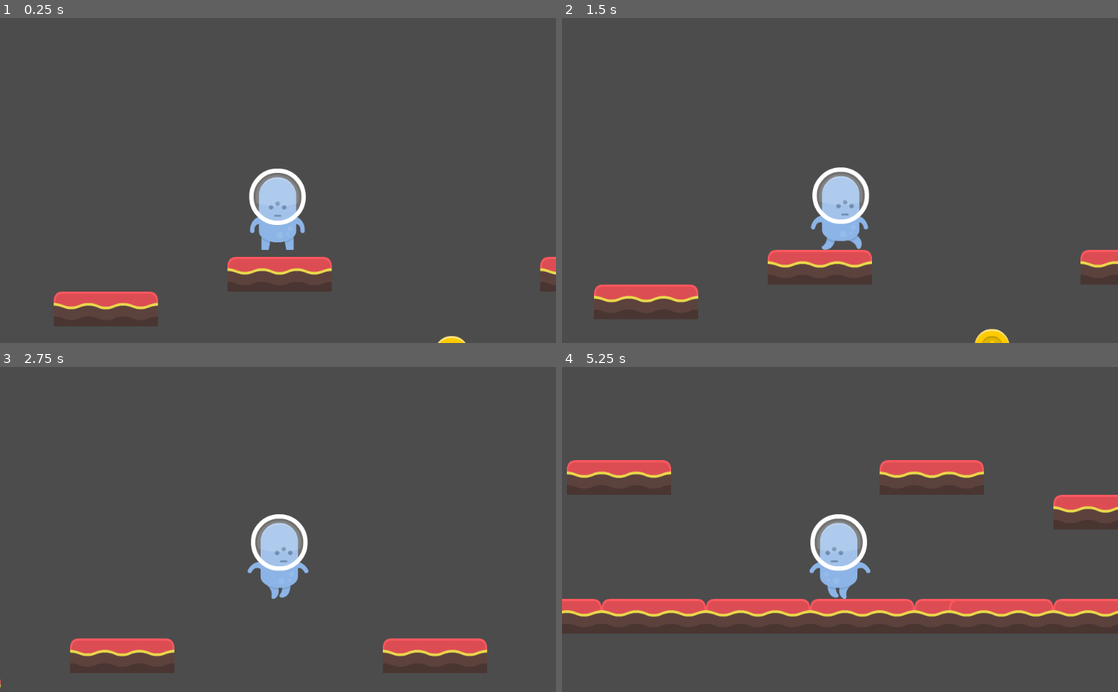
Above: before the commit, frames 1-4 (two rows, left to right).
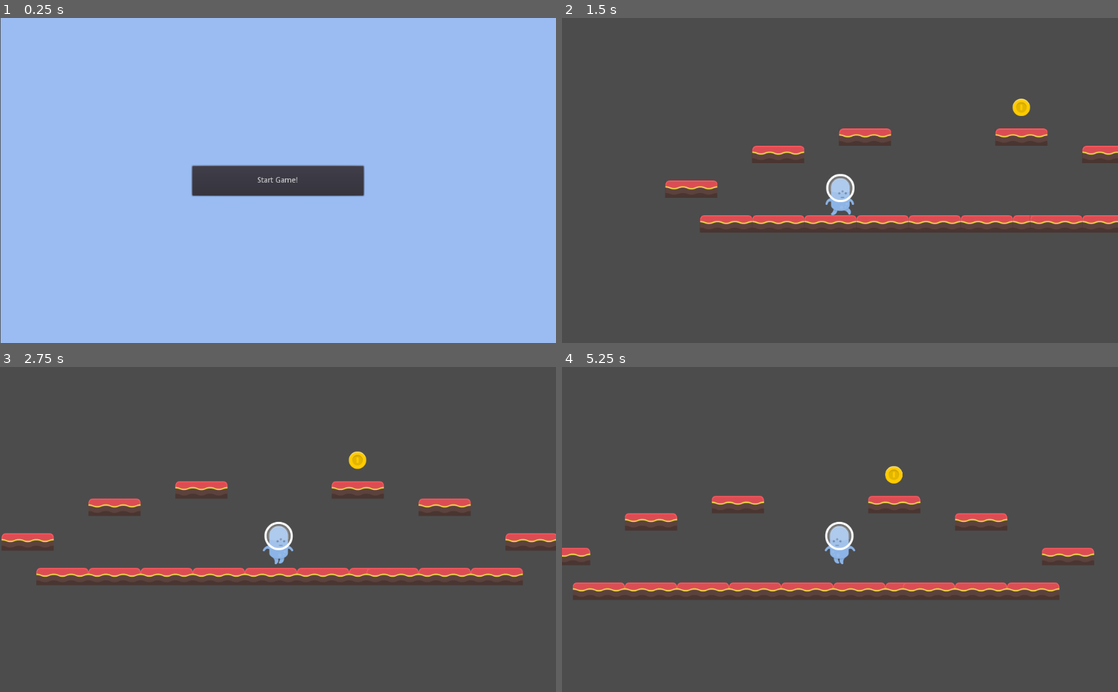
Above: after the commit, the same moments.

Repository: bsu-cs315/P2_kmahfouz
Game: Godot game, scene res://Level/Level.tscn
Same seed, same stepped clock (60 frames per second), same inputs: the game is played once before the commit and once after it.
Inputs (mouse positions are in pixels of both pictures, inside the frame that each line leads up to):
- Up to frame 1 (0.25 s): no input
- Up to frame 2 (1.5 s): click (840, 180) at 0.5 s, where only the run after the commit has a clickable "Start Game!"; tap Enter at 1.25 s; hold Right (Right) from 1.28 s (still down)
- Up to frame 3 (2.75 s): keep holding Right (Right); tap Space (Jump) at 1.52, 2.27 s
- Up to frame 4 (5.25 s): release Right (Right) at 2.78 s; hold Left (Left) 2.78-3.53 s; hold Right (Right) 3.53-5.03 s; tap Space (Jump) at 3.77, 4.52 s; hold Left (Left) from 5.03 s (still down)

The runs differ from the first frame. In frame 1, 97% of the frame differs, in the area x 0-100%, y 0-100%; in frame 2, 9.4%; in frame 3, 9.7%; in frame 4, 17%.

Commit message:
Add StartScreen node

Diff:
--- a/project/Level/Level.tscn
+++ b/project/Level/Level.tscn
@@ -1,8 +1,9 @@
-[gd_scene load_steps=7 format=2]
+[gd_scene load_steps=8 format=2]
 
 [ext_resource path="res://Level/tilesheet_complete.png" type="Texture" id=1]
 [ext_resource path="res://Player/Player.tscn" type="PackedScene" id=2]
 [ext_resource path="res://Coin/Coin.tscn" type="PackedScene" id=3]
+[ext_resource path="res://StartScreen/StartScreen.tscn" type="PackedScene" id=4]
 
 [sub_resource type="ConvexPolygonShape2D" id=3]
 points = PoolVector2Array( 192, 64, 0, 64, 0, 0, 192, 0 )
@@ -59,10 +60,13 @@
 [node name="TileMap" type="TileMap" parent="."]
 tile_set = SubResource( 1 )
 format = 1
-tile_data = PoolIntArray( 131074, 0, 0, 131083, 0, 0, 262141, 0, 0, 196624, 0, 0, 458746, 0, 0, 458749, 0, 0, 393216, 0, 0, 393219, 0, 0, 393222, 0, 0, 393225, 0, 0, 393228, 0, 0, 393229, 0, 0, 393232, 0, 0, 393235, 0, 0 )
+tile_data = PoolIntArray( 65538, 0, 0, 65547, 0, 0, 196605, 0, 0, 131088, 0, 0, 327672, 0, 0, 262165, 0, 0, 458746, 0, 0, 458749, 0, 0, 393216, 0, 0, 393219, 0, 0, 393222, 0, 0, 393225, 0, 0, 393228, 0, 0, 393229, 0, 0, 393232, 0, 0, 393235, 0, 0 )
 
 [node name="Player" parent="." instance=ExtResource( 2 )]
-position = Vector2( 221, -18 )
+position = Vector2( 71, 251 )
 
 [node name="Coin" parent="." instance=ExtResource( 3 )]
-position = Vector2( 541, 306 )
+position = Vector2( 799, -14 )
+
+[node name="StartScreen" parent="." instance=ExtResource( 4 )]
+z_index = 2
--- a/project/Player/Player.gd
+++ b/project/Player/Player.gd
@@ -1,8 +1,8 @@
 extends KinematicBody2D
 
-const _GRAVITY := 150
-const _JUMP_STRENGTH := 150
-const _SPEED := 200
+const _GRAVITY := 350
+const _JUMP_STRENGTH := 300
+const _SPEED := 300
 
 var _velocity := Vector2.ZERO
 
@@ -25,6 +25,12 @@
 
 
 func _update_animation(input:Vector2):
-	_sprite.scale.x = -1 if input.x < 0 else 1
-# warning-ignore:standalone_ternary
-	_sprite.play("idle") if input.x == 0 else _sprite.play("walk")
+	if input.x < 0:
+		_sprite.scale.x = -1
+	else:
+		_sprite.scale.x = 1
+
+	if input.x == 0:
+		_sprite.play("idle")
+	else:
+		_sprite.play("walk")
--- a/project/Player/Player.tscn
+++ b/project/Player/Player.tscn
@@ -42,3 +42,4 @@
 
 [node name="Camera2D" type="Camera2D" parent="."]
 current = true
+zoom = Vector2( 2, 2 )
--- /dev/null
+++ b/project/StartScreen/StartScreen.gd
@@ -0,0 +1,19 @@
+extends Node2D
+
+
+# Declare member variables here. Examples:
+# var a: int = 2
+# var b: String = "text"
+
+
+# Called when the node enters the scene tree for the first time.
+func _ready() -> void:
+	var button = get_node("CanvasLayer/Button")
+	button.connect("pressed", self,"_on_Button_pressed")
+
+
+# Called every frame. 'delta' is the elapsed time since the previous frame.
+#func _process(delta: float) -> void:
+#	pass
+func _on_Button_pressed():
+	queue_free()
--- /dev/null
+++ b/project/StartScreen/StartScreen.tscn
@@ -0,0 +1,45 @@
+[gd_scene load_steps=3 format=2]
+
+[ext_resource path="res://StartScreen/StartScreen.gd" type="Script" id=2]
+
+[sub_resource type="GDScript" id=1]
+script/source = "extends Button
+
+
+# Declare member variables here. Examples:
+# var a: int = 2
+# var b: String = \"text\"
+
+
+# Called when the node enters the scene tree for the first time.
+func _ready() -> void:
+	pass # Replace with function body.
+
+
+# Called every frame. 'delta' is the elapsed time since the previous frame.
+#func _process(delta: float) -> void:
+#	pass
+"
+
+[node name="StartScreen" type="Node2D"]
+script = ExtResource( 2 )
+
+[node name="CanvasLayer" type="CanvasLayer" parent="."]
+
+[node name="ColorRect" type="ColorRect" parent="CanvasLayer"]
+margin_left = 1.0
+margin_right = 1026.0
+margin_bottom = 605.0
+color = Color( 0.607843, 0.741176, 0.952941, 1 )
+
+[node name="Button" type="Button" parent="CanvasLayer"]
+anchor_left = 0.5
+anchor_top = 0.5
+anchor_right = 0.5
+anchor_bottom = 0.5
+margin_left = -158.0
+margin_top = -27.5
+margin_right = 158.0
+margin_bottom = 27.5
+text = "Start Game!"
+script = SubResource( 1 )
